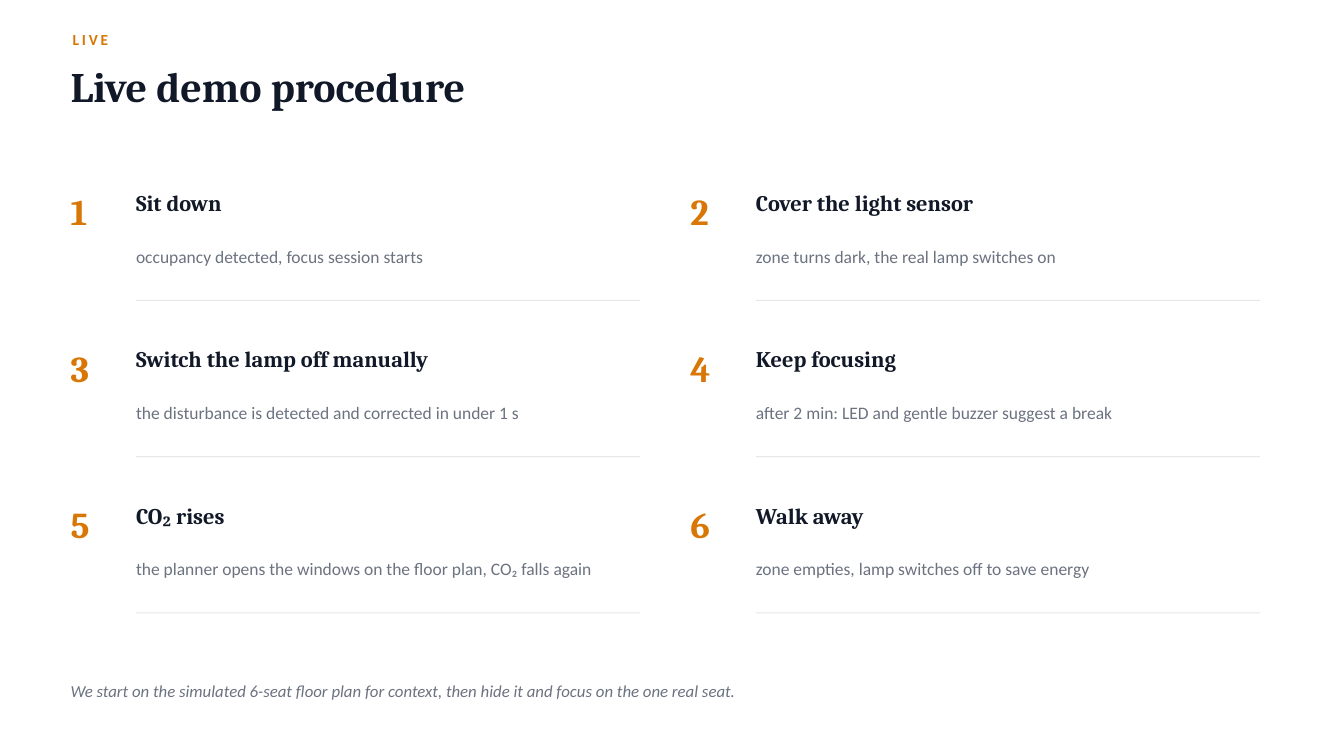
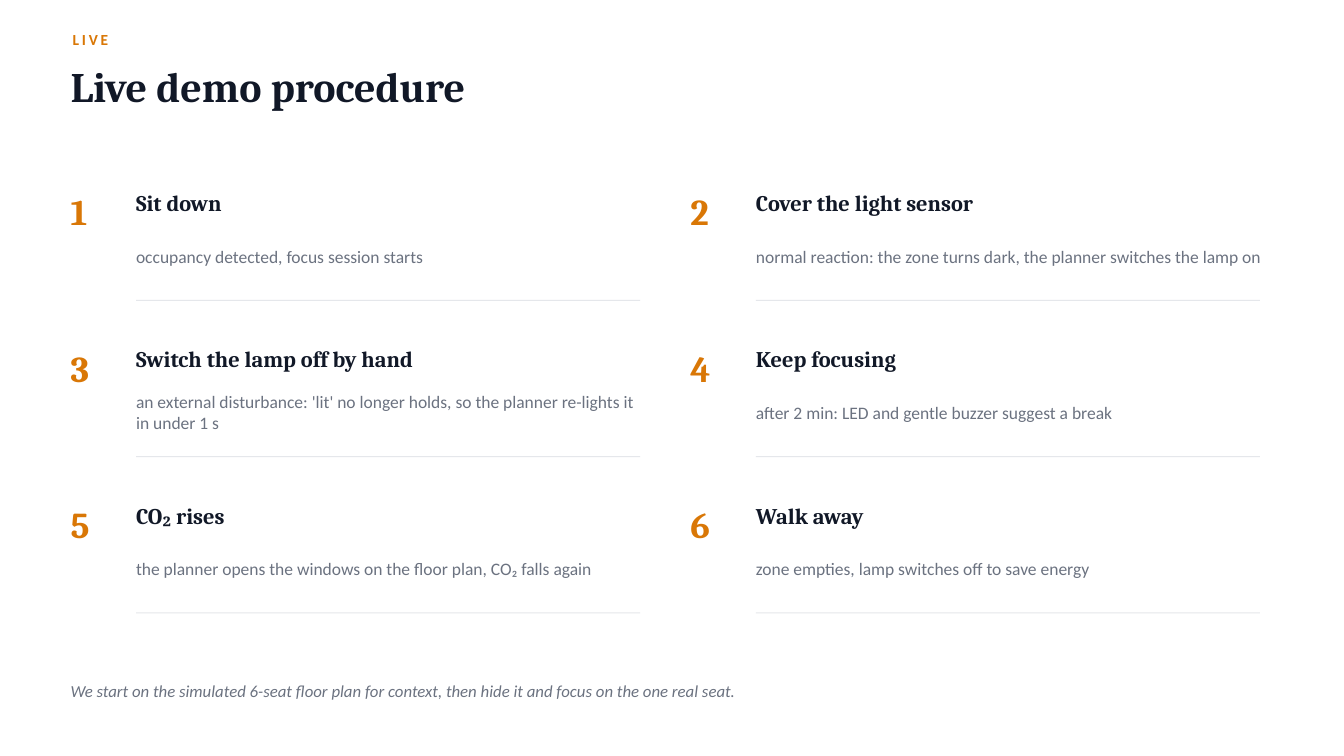
Before and after one commit to Dennis1911/librisense-smart-library, a slide deck: slide 10 of docs/presentation/LibriSense_Demo.pptx (slide 9 before the commit). Drawn at 1344x756 pixels with LibreOffice and Linux fonts; fonts in the diff are those of the drawing. Boxes give left, top, right and bottom in pixels: in the first picture for what was removed or moved away, otherwise in the second. Text is boxed around its words. In the diff, an @@ line names an element or a change of style, - is before the commit and + after.

Commit message:
Presentation: add A*/LM-Cut search slide, clarify disturbance step

```diff
--- a/docs/presentation/LibriSense_Demo.pptx
+++ b/docs/presentation/LibriSense_Demo.pptx
@@ text at (x1=756, y1=251, x2=1260, y2=266): text changed @@
-zone turns dark, the real lamp switches on
+normal reaction: the zone turns dark, the planner switches the lamp on
@@ text at (x1=136, y1=351, x2=412, y2=372): text changed @@
-Switch the lamp off manually
+Switch the lamp off by hand
@@ text at (x1=136, y1=396, x2=634, y2=429): text changed @@
-the disturbance is detected and corrected in under 1 s
+an external disturbance: 'lit' no longer holds, so the planner re-lights it in under 1 s
```
Also in this commit, not shown: 2 other slides changed, 1 slide added.
